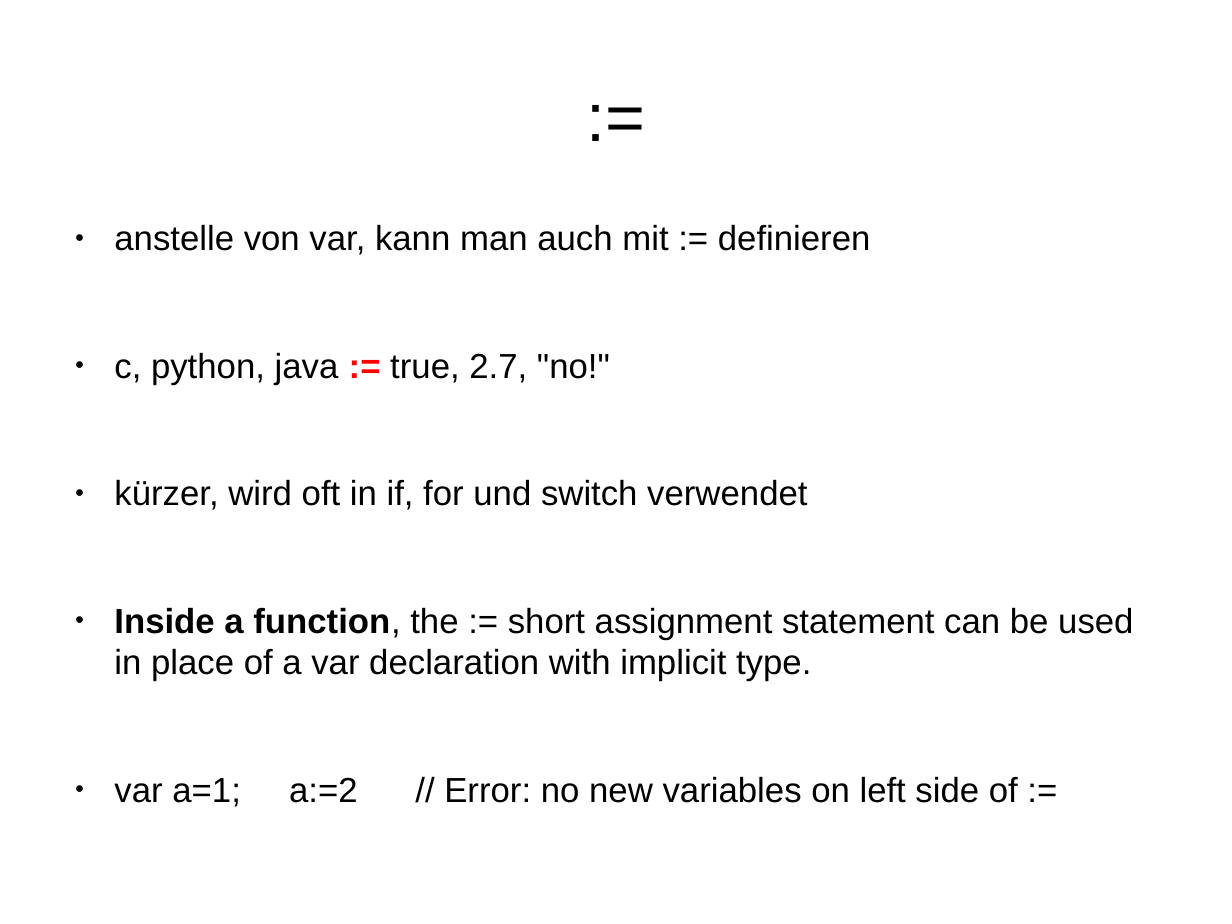
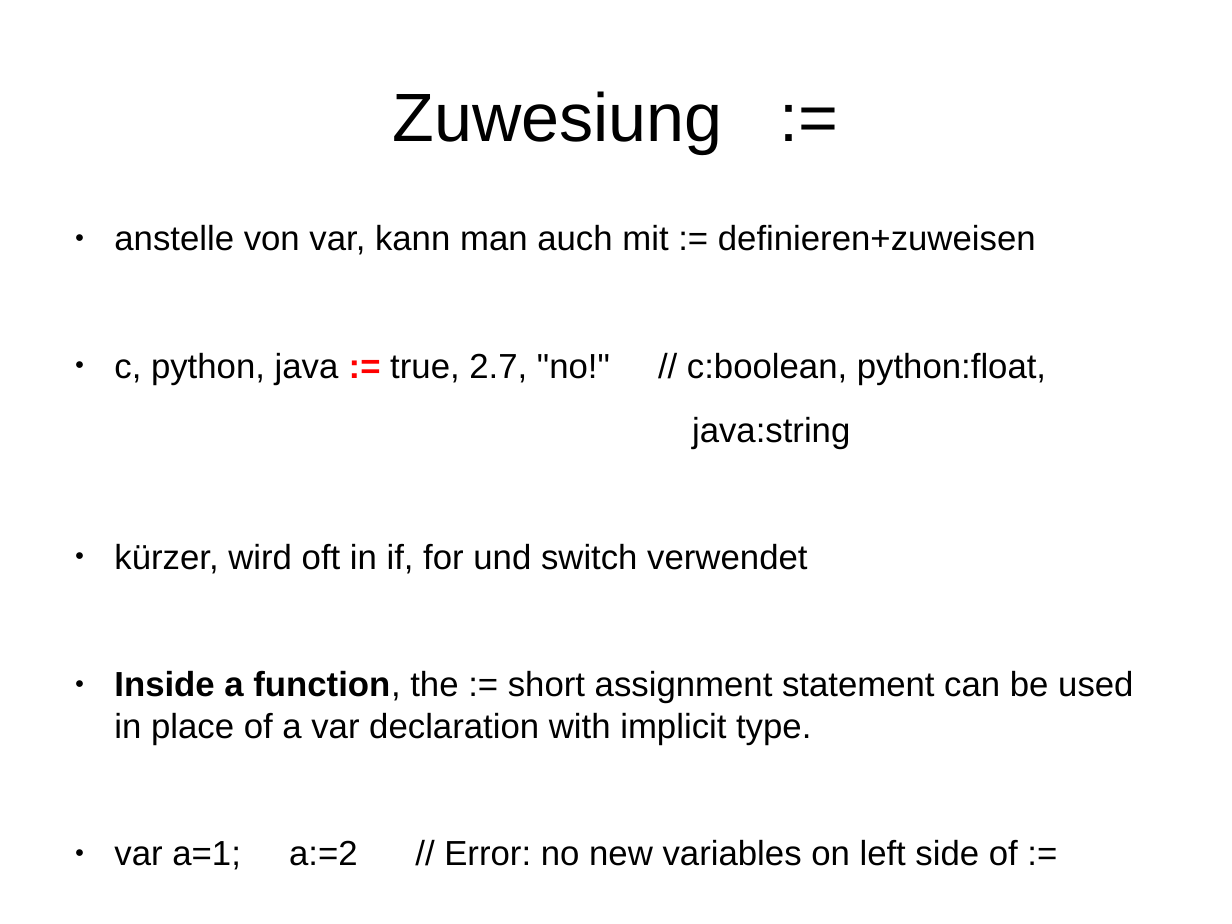
Before and after one commit to rayank77b/smallStuffs, a slide deck: slide 14 of programmierung/vortrag/golang.odp. Drawn at 1232x924 pixels with LibreOffice and Linux fonts; fonts in the diff are those of the drawing. Boxes give left, top, right and bottom in pixels: in the first picture for what was removed or moved away, otherwise in the second. Text is boxed around its words. In the diff, an @@ line names an element or a change of style, - is before the commit and + after.

```diff
--- a/programmierung/vortrag/golang.odp
+++ b/programmierung/vortrag/golang.odp
@@ title removed at <box>61,37,1171,191</box> @@
-:=
@@ title added at <box>393,91,723,153</box>, 44 pt, text #000000 @@
+Zuwesiung :=
@@ text at <box>114,224,1046,449</box>: text changed @@
-● anstelle von var, kann man auch mit := definieren
-● c, python, java := true, 2.7, "no!"
+● anstelle von var, kann man auch mit := definieren+zuweisen
+● c, python, java := true, 2.7, "no!" // c:boolean, python:float,
+java:string
```
Also in this commit, not shown: 1 other slide changed, 2 slides added, 3 other files.
